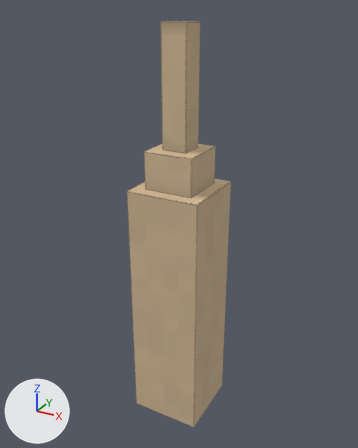
Before and after pictures for a commit that changed the glTF model joints/watari-ago-niju-hozo-shikuchi/post.glb.
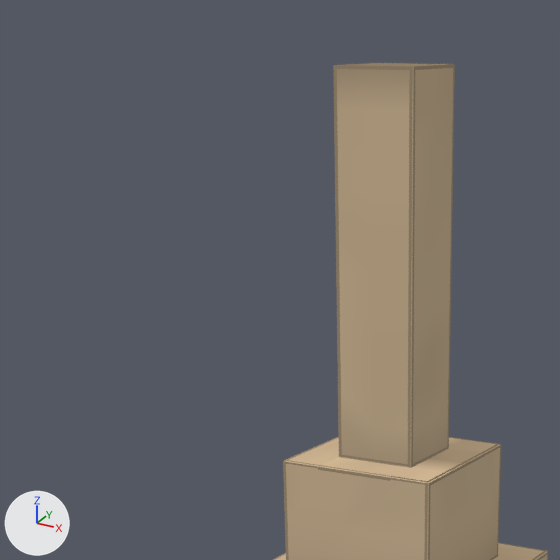
Each version appears first whole from a camera (50 mm lens) standing at (0.355, -0.649, 0.677) and looking at (-0.006, 0.007, 0.349), and next in a close-up on the part from 14% to 66% of the width and 0% to 41% of the height. The lights are fixed; the arrows at lower left show +X, +Y and +Z. The first two pictures are the older version. Vertices at exactly the same position are counted once.

Names of what the first close-up shows: 'post'.
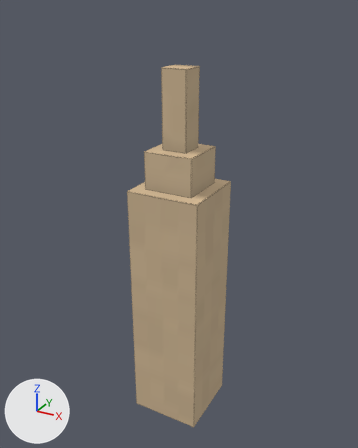
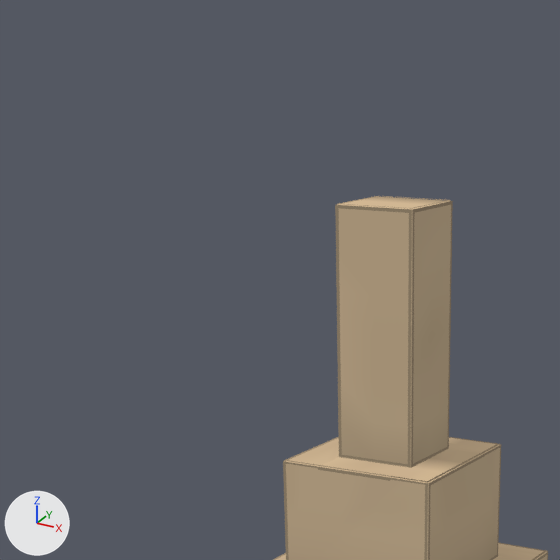
What differs and where, as boxes (x1, y1, x2, y2) in the close-ups (560 x 560 px; the box of a moved part takes in the faces that stretch with it):
'post', reshaped
    before: (273, 62, 548, 560)
    after: (273, 196, 548, 560)
part 1 of me_post, moved or reshaped
    before: (349, 62, 449, 65)
    after: (338, 196, 450, 209)
part 2 of me_post, moved or reshaped
    before: (334, 63, 455, 216)
    after: (336, 197, 453, 216)

Patch to the scene script:
```diff
--- a/joints/watari-ago-niju-hozo-shikuchi/post.glb.py
+++ b/joints/watari-ago-niju-hozo-shikuchi/post.glb.py
@@ me_post @@
 # used by ob_post; location = (0.0, 0.0, 0.0)
-me_post.from_pydata(...)  # 3180 vertices, 5686 faces; spans x -0.06..0.06, y -0.061..0.06, z -0.002..0.658
+me_post.from_pydata(...)  # 3148 vertices, 5622 faces; spans x -0.06..0.06, y -0.061..0.06, z -0.002..0.598
+# me_post part 1: the loose piece of 12 vertices spanning x -0.02..0.02, y -0.02..0.02, z 0.658 is moved by (0.0, 0.0, -0.06)
+# me_post part 2
+# 37 vertices are removed from x -0.02..0.02, y -0.02..0.02, z 0.586..0.658
+# 84 faces are deleted
+# 24 vertices in x -0.02..0.02, y -0.02..0.02, z 0.656..0.658 move by (0.0, 0.0, -0.06)
+# 8 vertices in x -0.02..0.02, y -0.02..0.02, z 0.496 move by (0.0, 0.0, 0.002)
+# 8 vertices in x -0.02..0.02, y -0.02..0.02, z 0.514 move by (0.0, 0.0, 0.004)
+# 8 vertices in x -0.02..0.02, y -0.02..0.02, z 0.532 move by (0.0, 0.0, 0.006)
+# 8 vertices in x -0.02..0.02, y -0.02..0.02, z 0.55 move by (0.0, 0.0, 0.008)
+# 8 vertices in x -0.02..0.02, y -0.02..0.02, z 0.568 move by (0.0, 0.0, 0.01)
+# 4 vertices move from x -0.02..0.02, y -0.02..0.02, z 0.586 to x -0.02..0.02, y -0.02..0.02, z 0.598
+# 5 vertices are added at (-0.02, 0.02, 0.598), (-0.02, -0.02, 0.598), (0.02, 0.02, 0.598), (0.02, -0.02, 0.598), (0.0, 0.0, 0.598)
+# 20 new faces join them
 me_post.materials.append(mat_timber)
```
